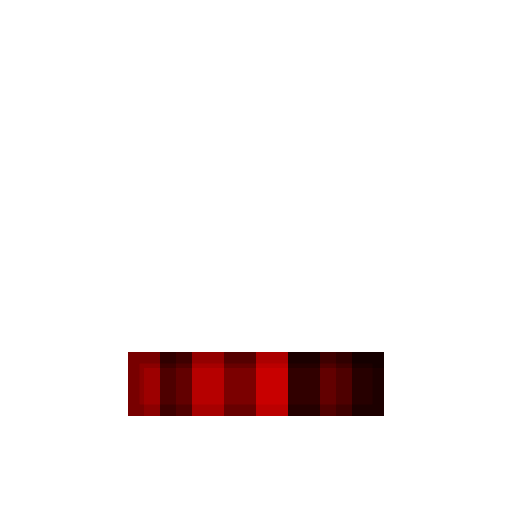
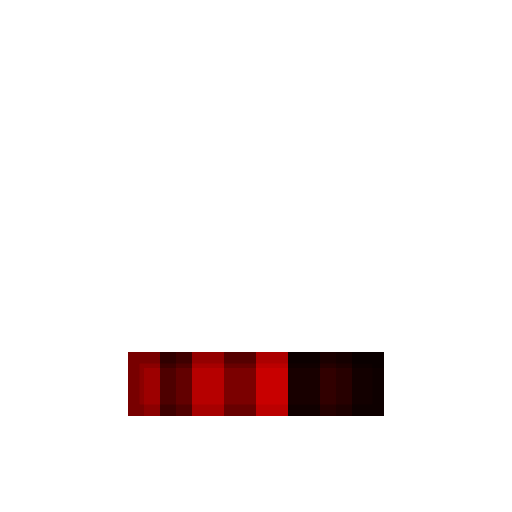
Revision of a layered 512px x 512px image; what changed, layer by layer:
unmasked "Rectangle" (1st of 3) over [288, 352, 336, 416]
unmasked "Composite Path" over [288, 352, 384, 416]
"Rectangle 1": opacity 50% → 75%, unmasked it over [288, 352, 384, 416]
unmasked "Rectangle" (3rd of 3) over [288, 352, 384, 416]
